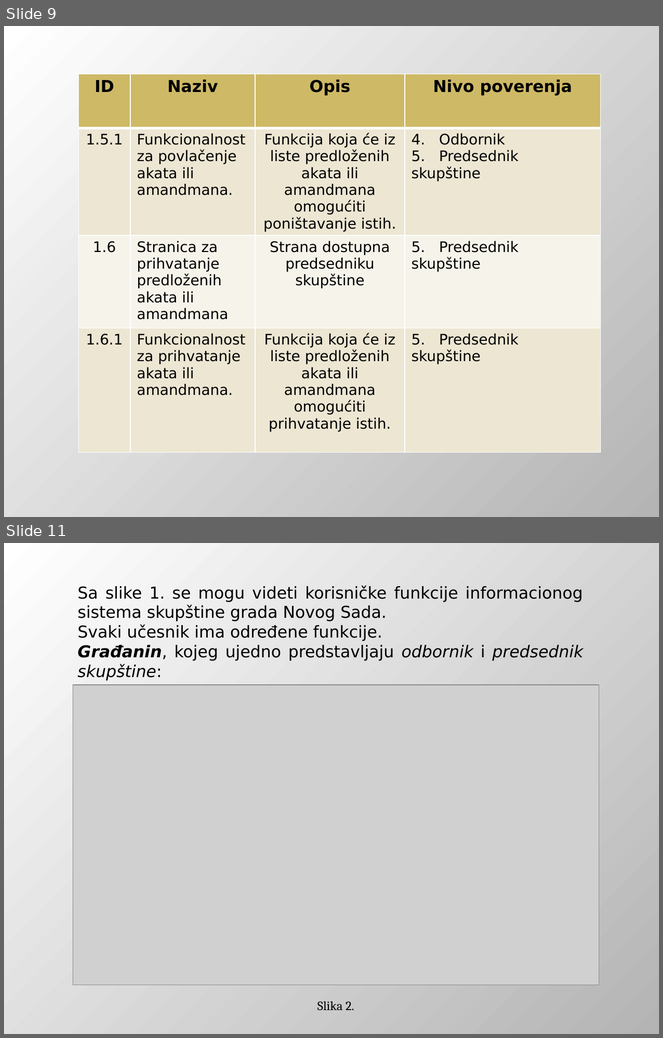
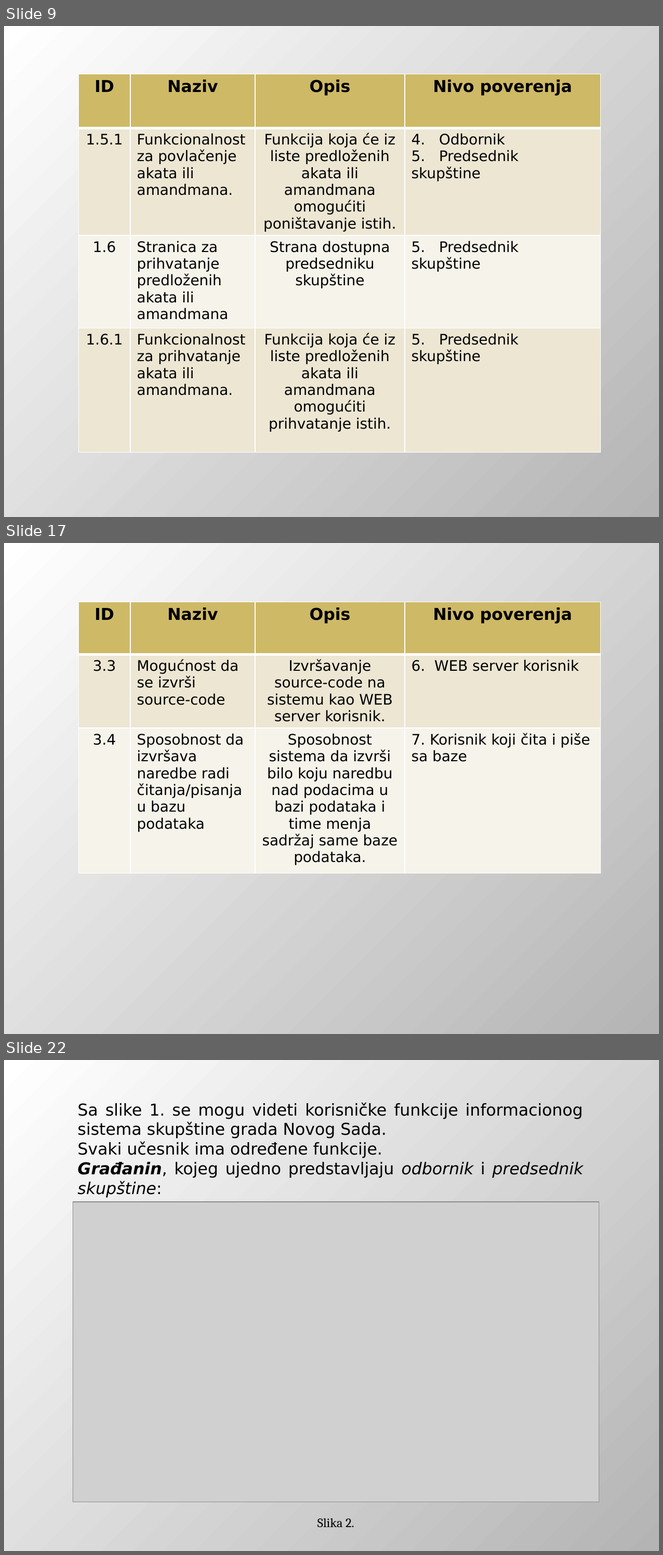
Before and after one commit to DejanUrosevic/XML-Projekat, a slide deck: Model Pretnji.pptx. Shown one above the other, each under a label of ours: slides 9 and 11 before the commit, slides 9, 17 and 22 after it; the slides between them are not shown. The pictures are 663x1038 and 663x1555 pixels, drawn with LibreOffice and Linux fonts; fonts in the diff are those of the drawing; grey boxes stand for pictures. Boxes give left, top, right and bottom in pixels: in the first picture for what was removed or moved away, otherwise in the second. Text is boxed around its words. In the diff, an @@ line names an element or a change of style, - is before the commit and + after.

```diff
--- a/Model Pretnji.pptx
+++ b/Model Pretnji.pptx
@@ slide 17 added at (4, 543, 659, 1034), background gradient #FFFFFF to #B4B4B4 @@
@@ table added at (79, 602, 601, 877), 3 rows, 4 columns @@
+ID | Naziv | Opis | Nivo poverenja
+3.3 | Mogućnost da se izvrši source-code | Izvršavanje source-code na sistemu kao WEB server korisnik. | 6. WEB server korisnik
+3.4 | Sposobnost da izvršava naredbe radi čitanja/pisanja u bazu podataka | Sposobnost sistema da izvrši bilo koju naredbu nad podacima u bazi podataka i time menja sadržaj same baze podataka. | 7. Korisnik koji čita i piše sa baze
@@ what was slide 11 is now slide 22 @@
```
Also in this commit, not shown: 4 slides changed, 10 other slides added.
